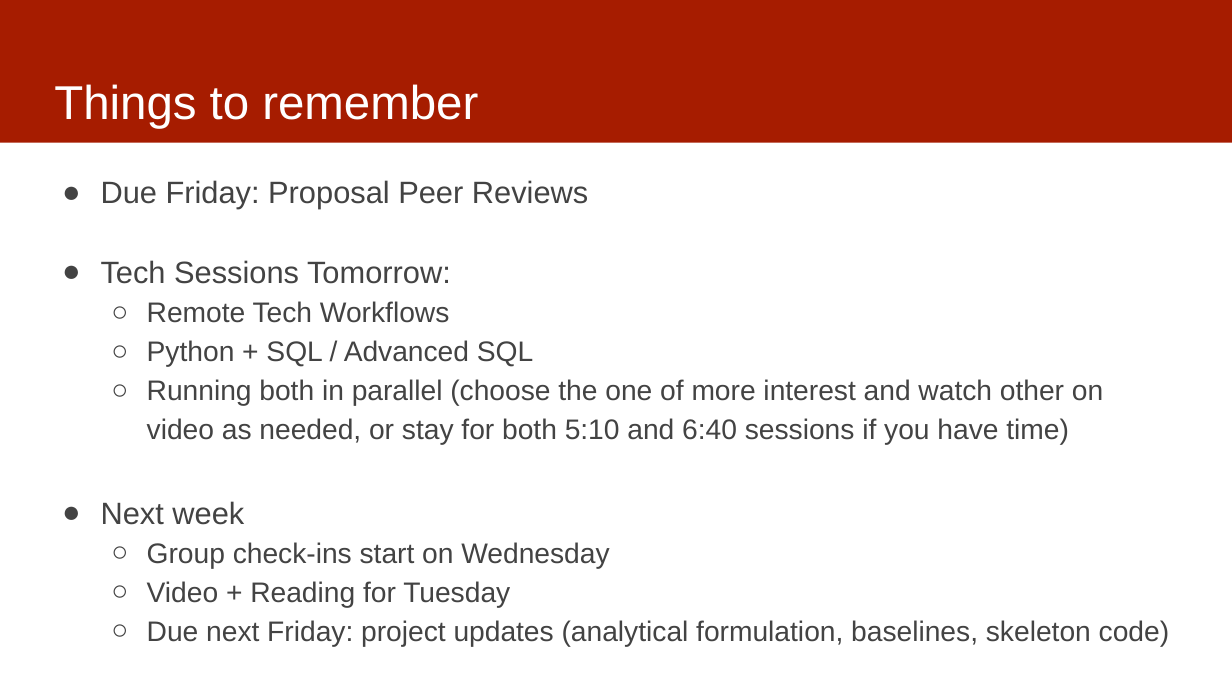
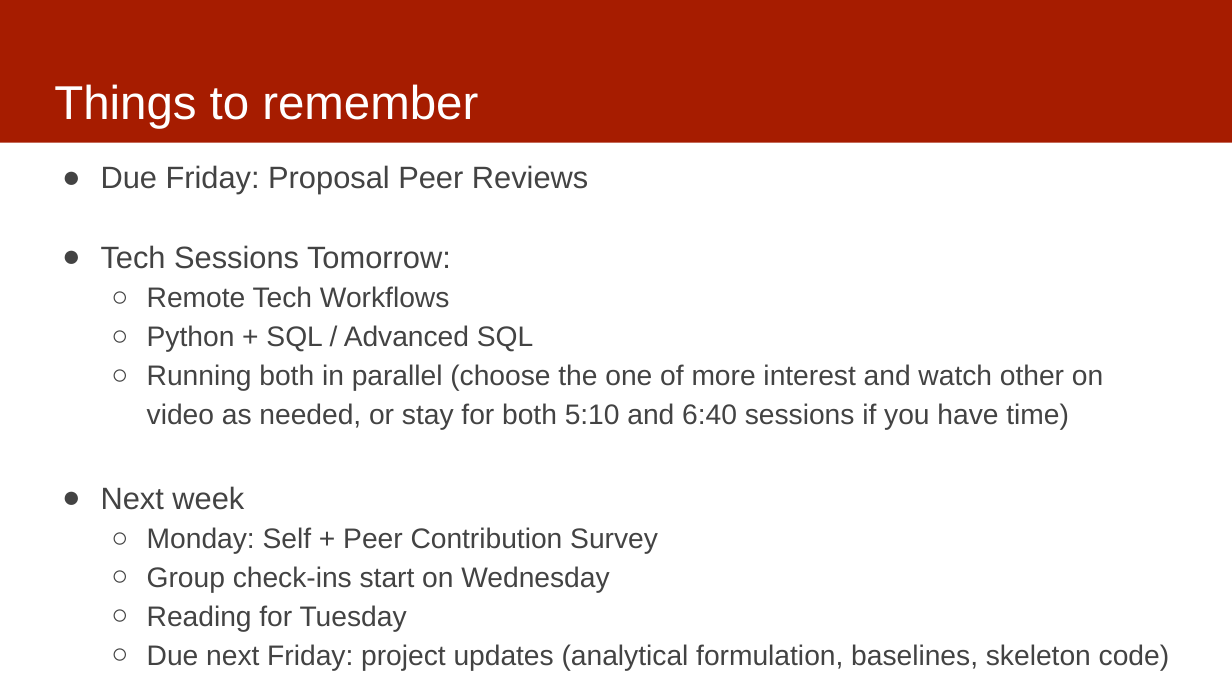
Before and after one commit to dssg/mlforpublicpolicylab, a slide deck: slide 3 of 05 - Features/features-discussion.pptx. Drawn at 1232x693 pixels with LibreOffice and Linux fonts; fonts in the diff are those of the drawing. Boxes give left, top, right and bottom in pixels: in the first picture for what was removed or moved away, otherwise in the second. Text is boxed around its words. In the diff, an @@ line names an element or a change of style, - is before the commit and + after.

```diff
--- a/05 - Features/features-discussion.pptx
+++ b/05 - Features/features-discussion.pptx
@@ text "Due Friday: Proposal Peer Reviews": place and size @@
-text "Due Friday: Proposal Peer Reviews" at box(101, 180, 1169, 647)
+text "Due Friday: Proposal Peer Reviews" at box(101, 165, 1169, 671)
@@ text at box(147, 527, 658, 554): paragraph added @@
+  ○ Monday: Self + Peer Contribution Survey
@@ text at box(147, 605, 407, 632): text changed @@
-  ○ Video + Reading for Tuesday
+  ○ Reading for Tuesday
```
Also in this commit, not shown: 2 other slides changed, 5 slides added.
